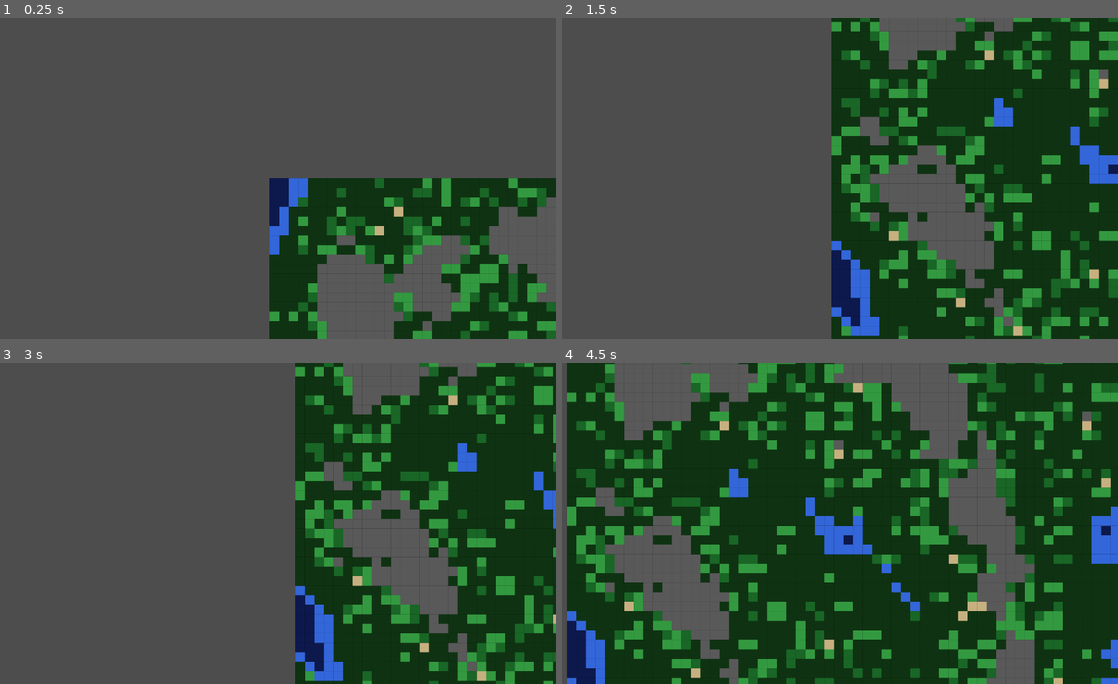
Above: before the commit, frames 1-4 (two rows, left to right).
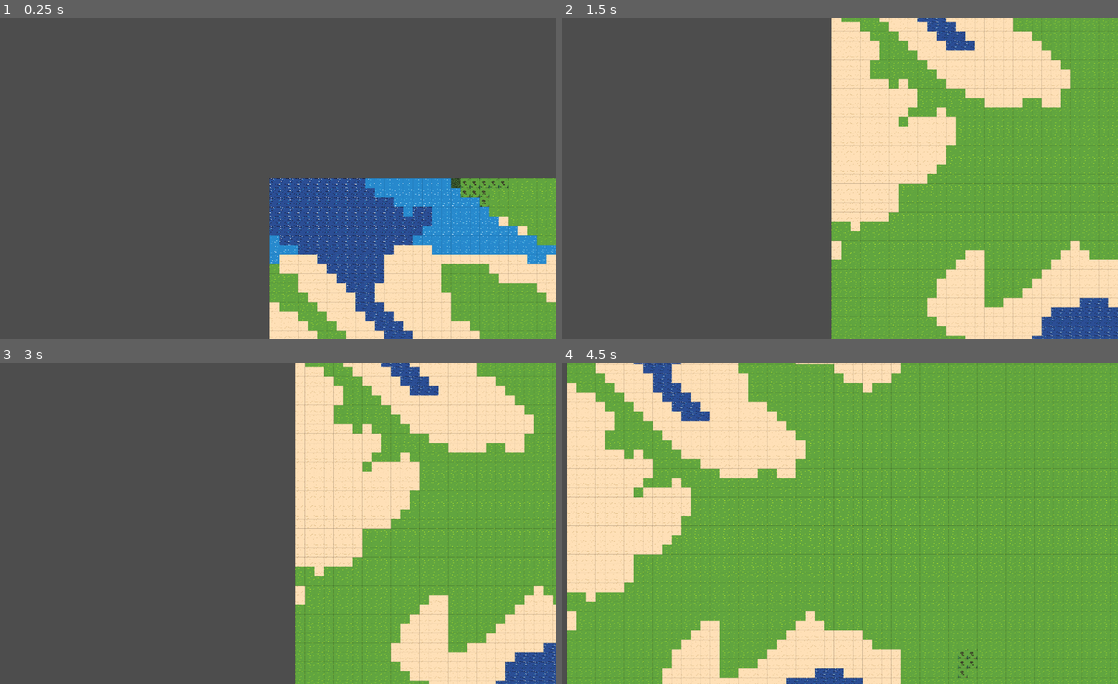
Above: after the commit, the same moments.

Repository: tom-con/erosion-prototype-2
Game: Godot game, scene res://Main.tscn
Two runs of this game, one before a commit and one after it. Both use one fixed random seed, a clock stepped at 60 frames per second and the inputs below.
Inputs (mouse positions are in pixels of both pictures, inside the frame that each line leads up to):
- Up to frame 1 (0.25 s): no input
- Up to frame 2 (1.5 s): tap Enter at 0.5 s; move the mouse to (956, 162) at 0.52 s; hold S (cam_down) 0.53-1.28 s; move the mouse to (717, 194) at 1.27 s; tap Middle mouse button (cam_drag) at 1.35 s
- Up to frame 3 (3 s): tap Space at 2 s; move the mouse to (328, 452) at 2.02 s; hold Shift (cam_fast) 2.03-2.78 s; tap Enter at 2.75 s; move the mouse to (239, 587) at 2.77 s; tap A (cam_left) at 2.85 s
- Up to frame 4 (4.5 s): tap Space at 3.5 s; move the mouse to (1001, 571) at 3.52 s; hold D (cam_right) 3.53-4.28 s; move the mouse to (662, 475) at 4.27 s; tap W (cam_up) at 4.35 s

The runs differ from the first frame. In frame 1, 26% of the frame differs, in the area x 48-100%, y 49-100%; in frame 2, 52%; in frame 3, 47%; in frame 4, 99%, in the area x 0-100%, y 0-100%.

Commit message:
Adds better textures

Diff:
--- a/Main.tscn
+++ b/Main.tscn
@@ -6,5 +6,6 @@
 [node name="Main" type="Node2D"]
 
 [node name="TerrainMap" parent="." instance=ExtResource("1_glv2v")]
+map_size = "large"
 
 [node name="RtsCamera" parent="." instance=ExtResource("2_uu6xs")]
--- a/project.godot
+++ b/project.godot
@@ -64,3 +64,7 @@
 "events": [Object(InputEventKey,"resource_local_to_scene":false,"resource_name":"","device":-1,"window_id":0,"alt_press …(195 unchanged characters)…
 ]
 }
+
+[rendering]
+
+textures/canvas_textures/default_texture_filter=0
--- /dev/null
+++ b/scenes/buildings/base/Base.tscn
@@ -0,0 +1,21 @@
+[gd_scene load_steps=4 format=3 uid="uid://d4015fhkch20"]
+
+[ext_resource type="Script" uid="uid://vpecu0lu38tb" path="res://scenes/buildings/base/base.gd" id="1_d43s4"]
+[ext_resource type="Texture2D" uid="uid://bvd4pvv1hc2jd" path="res://scenes/buildings/base/base.png" id="2_g5aj6"]
+
+[sub_resource type="RectangleShape2D" id="RectangleShape2D_raf2q"]
+size = Vector2(240, 240)
+
+[node name="Base" type="Node2D"]
+script = ExtResource("1_d43s4")
+
+[node name="Sprite2D" type="Sprite2D" parent="."]
+texture = ExtResource("2_g5aj6")
+
+[node name="StaticBody2D" type="StaticBody2D" parent="."]
+
+[node name="CollisionShape2D" type="CollisionShape2D" parent="StaticBody2D"]
+shape = SubResource("RectangleShape2D_raf2q")
+
+[node name="SpawnPoint" type="Marker2D" parent="."]
+position = Vector2(73, 134)
--- /dev/null
+++ b/scenes/buildings/base/base.gd
@@ -0,0 +1,34 @@
+extends Node2D
+class_name BaseBuilding
+
+# --- Team config ---
+@export var is_player: bool = true
+@export var team_id: String = ""
+
+# --- Placement Config ---
+@export var width_in_tiles = 8
+@export var height_in_tiles = 8
+
+# --- Combat Config
+@export var max_health: int = 200
+@export var base_attack_damage: int = 8
+@export var base_attack_cooldown: float = 1.5
+@export var base_attack_range: float = 140.0
+var health: int
+
+# --- Economy Config
+@export var worker_scene: PackedScene
+@export var spearman_scene: PackedScene
+@export var archer_scene: PackedScene
+@export var initial_worker_count: int = 2
+@export var spawn_interval: float = 15.0
+
+@onready var _spawn_point: Node2D = $SpawnPoint
+@onready var _terrain_map: TerrainMap = _find_terrain_map()
+
+
+func _find_terrain_map() -> TerrainMap:
+	for node in get_tree().get_nodes_in_group("terrain_map"):
+		if node is TerrainMap:
+			return node
+	return null
--- a/scenes/terrain/TerrainMap.tscn
+++ b/scenes/terrain/TerrainMap.tscn
@@ -4,14 +4,6 @@
 
 [node name="TerrainMap" type="Node2D"]
 script = ExtResource("1_edu7d")
-tile_size = null
-enable_random_generation = null
-random_seed = null
-map_size = null
-layout_rows = null
-draw_unit_paths = null
-altitude_frequency = 0.01
-moisture_frequency = 0.2
-termperature_frequency = 0.09
-noise_offset = null
-_world_rect = null
+altitude_frequency = 0.004
+moisture_frequency = 0.007
+termperature_frequency = 0.01
--- a/scenes/terrain/terrain_map.gd
+++ b/scenes/terrain/terrain_map.gd
@@ -7,9 +7,9 @@
 @export var map_size: String = "medium"
 @export var layout_rows: PackedStringArray = []
 @export var draw_unit_paths: bool = false
-@export var altitude_frequency: float = 0.07
-@export var moisture_frequency: float = 0.07
-@export var termperature_frequency: float = 0.07
+@export var altitude_frequency: float = 0.004
+@export var moisture_frequency: float = 0.007
+@export var termperature_frequency: float = 0.01
 @export var noise_offset: Vector2 = Vector2.ZERO
 
 const MAP_SIZES: Dictionary = {
@@ -42,6 +42,7 @@
 const TERRAIN_TYPES: Dictionary = {
 	"grassland": {
 		"color": Color(0.2, 0.6, 0.25),
+		"texture": "grassland.png",
 		"speed": 1.0,
 		"passable": true,
 		"buildable": true,
@@ -62,6 +63,7 @@
 	},
 	"sparse_forest": {
 		"color": Color(0.1, 0.4, 0.15),
+		"texture": "sparse_forest.png",
 		"speed": 0.7,
 		"passable": true,
 		"buildable": false,
@@ -72,6 +74,7 @@
 	},
 	"dense_forest": {
 		"color": Color(0.06, 0.2, 0.07),
+		"texture": "dense_forest.png",
 		"speed": 0.0,
 		"passable": false,
 		"buildable": false,
@@ -82,6 +85,7 @@
 	},
 	"mountain": {
 		"color": Color(0.35, 0.35, 0.35),
+		"texture": "mountain.png",
 		"speed": 0.0,
 		"passable": false,
 		"buildable": false,
@@ -92,6 +96,7 @@
 	},
 	"river": {
 		"color": Color(0.2, 0.4, 0.85),
+		"texture": "river.png",
 		"speed": 0.35,
 		"passable": true,
 		"buildable": false,
@@ -102,6 +107,7 @@
 	},
 	"sand": {
 		"color": Color(0.78, 0.69, 0.5),
+		"texture": "sand.png",
 		"speed": 0.85,
 		"passable": true,
 		"buildable": true,
@@ -112,6 +118,7 @@
 	},
 	"ocean": {
 		"color": Color(0.05, 0.1, 0.3),
+		"texture": "ocean.png",
 		"speed": 0.0,
 		"passable": false,
 		"buildable": false,
@@ -141,15 +148,32 @@
 var _building_regions: Array = []
 var _building_rects: Dictionary = {}
 var _building_blockers: Dictionary = {}
+var _terrain_textures: Dictionary = {}
 
 func _ready() -> void:
-	#random_seed = floor(Time.get_unix_time_from_system())
-	add_to_group("terrain_map") # TODO: Why?
+	add_to_group("terrain_map")
+	_load_textures()
+	if enable_random_generation:
+		random_seed = floor(Time.get_unix_time_from_system())
+
 	var selected_map_size: Dictionary = MAP_SIZES[map_size]
 	if enable_random_generation:
 		_build_from_noise(selected_map_size.cols, selected_map_size.rows, random_seed)
 	else:
 		_build_from_layout(layout_rows)
+
+func _load_textures() -> void:
+	# Load textures once
+	var texture_keys = TERRAIN_TYPES.keys()
+
+	for k in texture_keys:
+		if TERRAIN_TYPES[k].has("texture"):
+			var img: Image = Image.new()
+			var texture: Texture2D = null
+			img.load("res://scenes/terrain/%s" % TERRAIN_TYPES[k].get("texture"))
+			img.resize(tile_size, tile_size)
+			texture = ImageTexture.create_from_image(img)
+			_terrain_textures[TERRAIN_TYPES[k].get("texture")] = texture
 
 func _build_from_layout(rows: PackedStringArray) -> void:
 	if rows.is_empty():
@@ -290,7 +314,7 @@
 		for x in range(_cols):
 			var pos: Vector2 = Vector2(x, y) + noise_offset
 			var alt: float = _normalize_noise(altitude_noise.get_noise_2d(pos.x, pos.y))
-			var moist: float = _normalize_noise(moisture_noise.get_noise_2d(pos.x, pos.y)) * (1/alt)
+			var moist: float = _normalize_noise(moisture_noise.get_noise_2d(pos.x, pos.y))
 			var temp: float = _normalize_noise(temperature_noise.get_noise_2d(pos.x, pos.y))
 			var type_name: String = _biome_from_layers(alt, moist, temp)
 			row[x] = _make_cell(type_name)
@@ -417,6 +441,9 @@
 			var info: Dictionary = cell["data"]
 			var color: Color = info.get("color", Color.WHITE)
 			var rect: Rect2 = Rect2(Vector2(x, y) * float(tile_size), Vector2(tile_size, tile_size))
-			draw_rect(rect, color, true)
+			if info.has("texture"):
+				var texture: Texture2D = _terrain_textures.get(info.get("texture"))
+				draw_texture_rect(texture, rect, false)
+			else:
+				draw_rect(rect, color, true)
 			draw_rect(rect, Color(0, 0, 0, 0.1), false, 1.0)
-			#var tile: Vector2i = Vector2i(x, y)
--- a/scenes/ui/camera/rts_camera.gd
+++ b/scenes/ui/camera/rts_camera.gd
@@ -90,12 +90,35 @@
 		_target_pos += move_delta
 
 	var lerp_target: Vector2 = _target_pos
+	if use_world_clamp:
+		lerp_target = _clamp_to_bounds(_target_pos, _target_zoom)
 	global_position = global_position.lerp(lerp_target, 1.0 - exp(-move_lerp * delta))
 
 	var current_zoom: float = zoom.x
 	var z: float = lerp(current_zoom, _target_zoom, 1.0 - exp(-zoom_lerp * delta))
 	zoom = Vector2(z, z)
 
+	if use_world_clamp:
+		global_position = _clamp_to_bounds(global_position, zoom.x)
+
 func _mouse_world() -> Vector2:
 	var screen: Vector2 = get_viewport().get_mouse_position()
 	return get_canvas_transform().affine_inverse() * screen
+
+func _clamp_to_bounds(pos: Vector2, zoom_value: float) -> Vector2:
+	if zoom_value <= 0.0 or is_nan(zoom_value):
+		return pos
+
+	var half: Vector2 = (_viewport_size * 0.5) * zoom_value
+
+	var min_x: float = _world_bounds.position.x + half.x
+	var max_x: float = _world_bounds.position.x + _world_bounds.size.x - half.x
+	var min_y: float = _world_bounds.position.y + half.y
+	var max_y: float = _world_bounds.position.y + _world_bounds.size.y - half.y
+
+	if min_x <= max_x:
+		pos.x = clamp(pos.x, min_x, max_x)
+	if min_y <= max_y:
+		pos.y = clamp(pos.y, min_y, max_y)
+
+	return pos
Not shown, added: scenes/buildings/base/base.gd.uid
Binary file added: scenes/buildings/base/base.png
Not shown, added: scenes/buildings/base/base.png.import
Binary file added: scenes/terrain/dense_forest.png
Not shown, added: scenes/terrain/dense_forest.png.import
Binary file added: scenes/terrain/grassland.png
Not shown, added: scenes/terrain/grassland.png.import
Binary file added: scenes/terrain/mountain.png
Not shown, added: scenes/terrain/mountain.png.import
Binary file added: scenes/terrain/ocean.png
Not shown, added: scenes/terrain/ocean.png.import
Binary file added: scenes/terrain/river.png
(and 5 more such lines)
